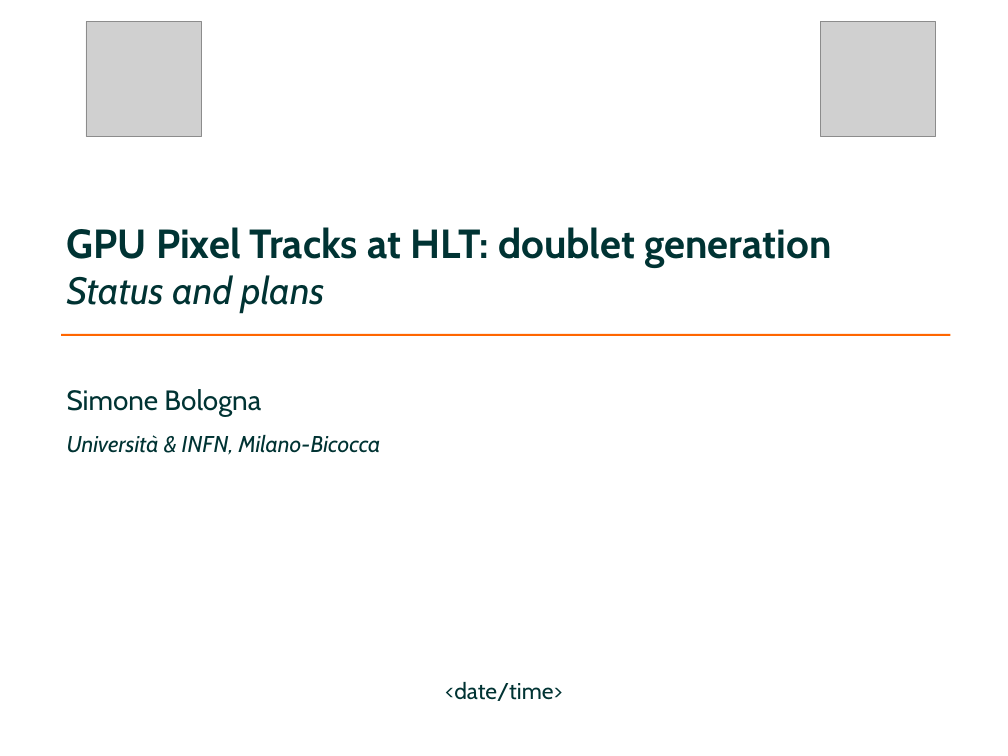
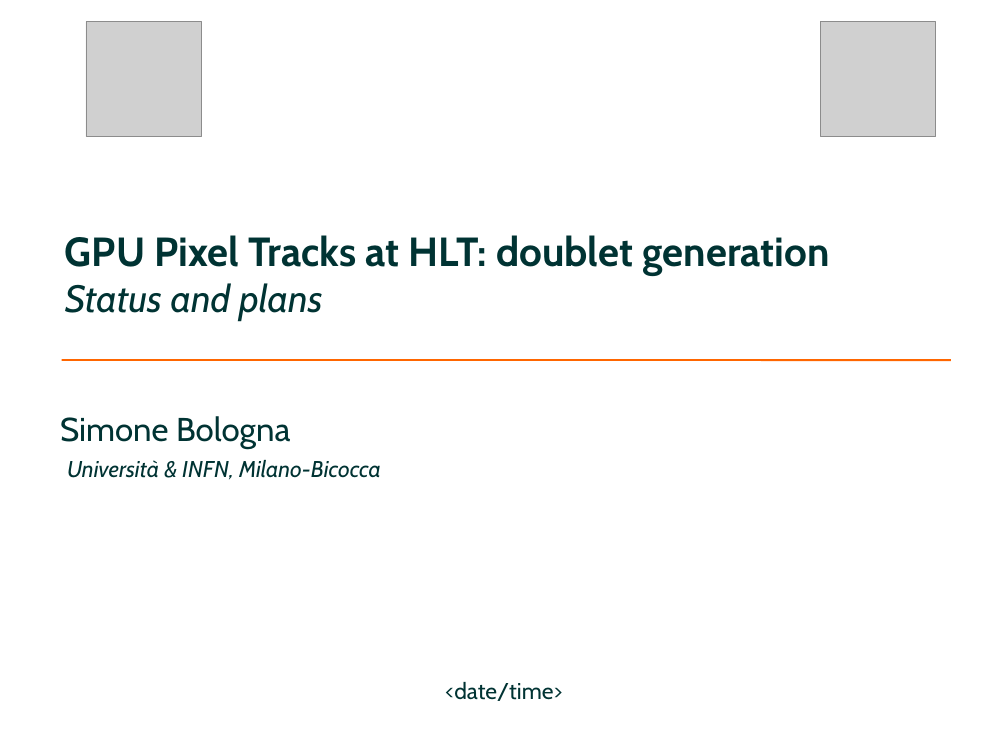
Before and after one commit to simonecid/MetropolisODP, a slide deck: slide 1 of Demo.odp. Drawn at 1008x756 pixels with LibreOffice and Linux fonts; fonts in the diff are those of the drawing; grey boxes stand for pictures. Boxes give left, top, right and bottom in pixels: in the first picture for what was removed or moved away, otherwise in the second. Text is boxed around its words. In the diff, an @@ line names an element or a change of style, - is before the commit and + after.

```diff
--- a/Demo.odp
+++ b/Demo.odp
@@ title at box(65, 235, 830, 321): text changed @@
-GPU Pixel Tracks at HLT: doublet generation
-Status and plans
+GPU Pixel Tracks at HLT: doublet generation
+Status and plans
@@ line removed from (61, 335) to (950, 335) @@
@@ line added from (61, 360) to (951, 360), #FF6600 1.5 pt @@
@@ text removed at box(67, 389, 261, 417) @@
-Simone Bologna
@@ text added at box(60, 416, 290, 449), 26 pt, text #003333 @@
+Simone Bologna
@@ text removed at box(67, 435, 381, 455) @@
-Università & INFN, Milano-Bicocca
@@ text added at box(67, 460, 381, 480), 18 pt, text #003333, italic @@
+Università & INFN, Milano-Bicocca
```
Also in this commit, not shown: 4 other slides changed, 1 slide added, 2 other files.
